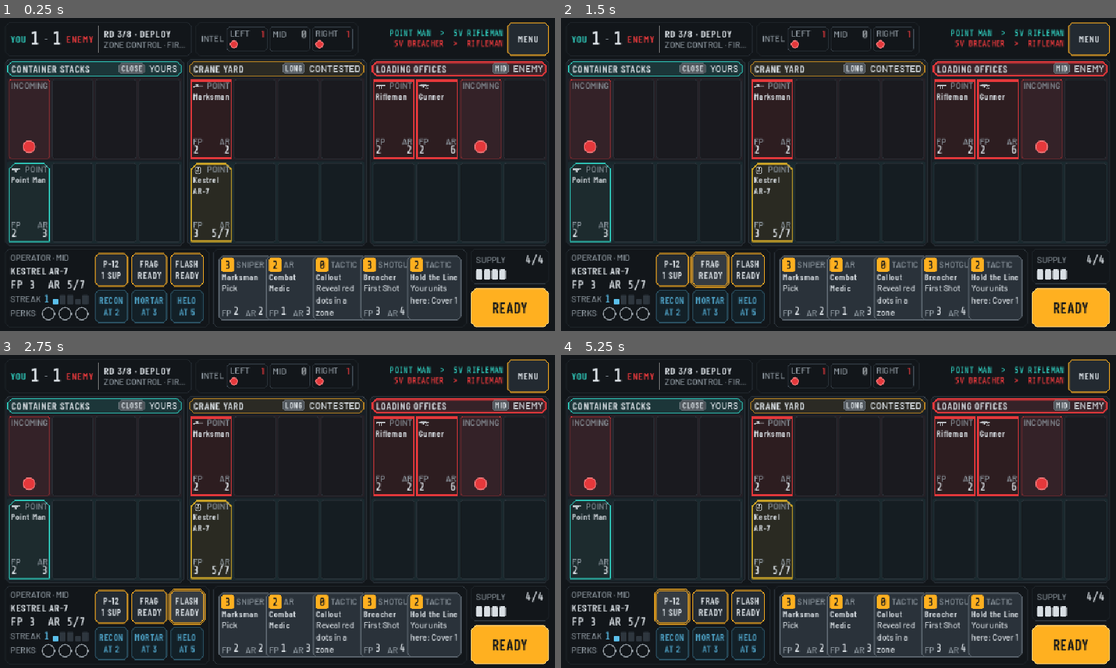
Above: before the commit, frames 1-4 (two rows, left to right).
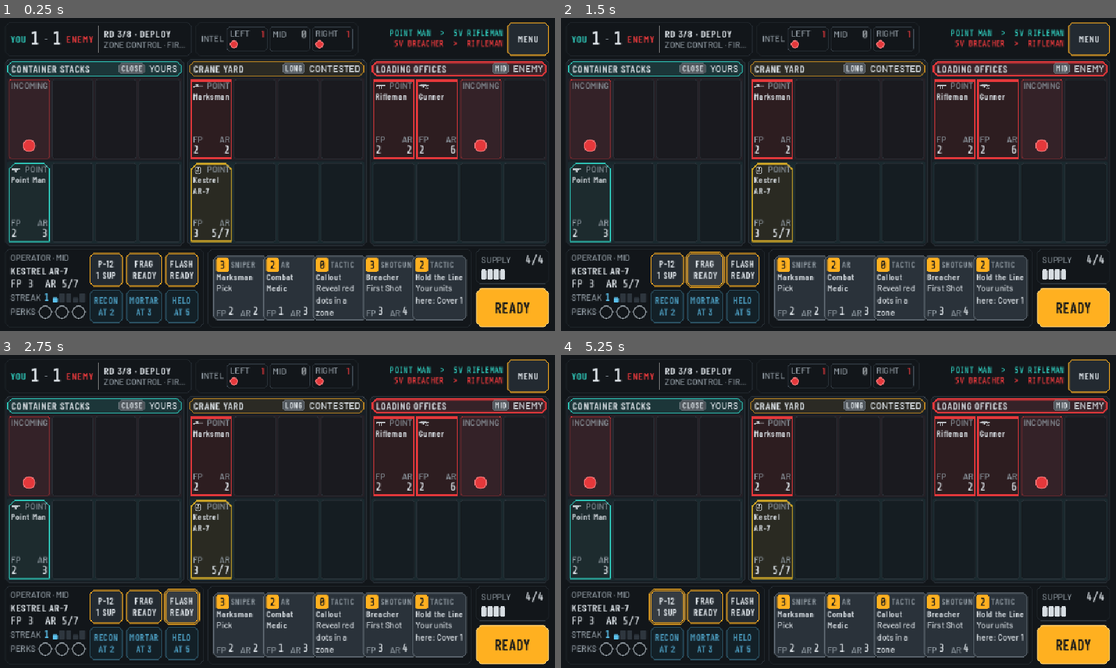
Above: after the commit, the same moments.

Repository: DeVoTeD-Qc/Gamestudio
Game: Godot game, scene res://scenes/Match.tscn
Two runs of this game, one before a commit and one after it. Both use one fixed random seed, a clock stepped at 60 frames per second and the inputs below. This scene is started directly instead of the project's main scene.
Inputs:
- Up to frame 1 (0.25 s): no input
- Up to frame 2 (1.5 s): click "FRAG READY" at 0.5 s; click "FRAG READY" at 1.25 s
- Up to frame 3 (2.75 s): click "FLASH READY" at 2 s
- Up to frame 4 (5.25 s): click "FLASH READY" at 2.75 s; click "READY" at 3.5 s; click "READY" at 4.25 s; click "P-12 1 SUP" at 5 s

The runs differ from the first frame. In frame 1, 5.1% of the frame differs, in the area x 1-96%, y 37-99%; in frame 2, 5.3%; in frame 3, 5.3%; in frame 4, 5.3%.

Commit message:
f01: phone readability and HUD theme on the match screen
Screen profile scales the canvas base from real screen points (844x390
iPhone gets a 960x540 base), compact match layout below 640 px tall, HUD
theme applied project-wide with bundled OFL fonts (Barlow, Barlow
Condensed, Share Tech Mono). At 844x390: smallest text 11.6 pt, key
numbers 14.4 pt, tap targets 46.2 pt. Desktop layout unchanged.

Co-Authored-By: Claude Opus 5.5 <noreply@anthropic.com>
Claude-Session: https://claude.ai/code/session_01JmVwVgoeVTdNBC1RfBf5V4

Diff:
--- a/projects/killstreak/source/project-killstreak/assets/ui/hud_theme.tres
+++ b/projects/killstreak/source/project-killstreak/assets/ui/hud_theme.tres
@@ -894,6 +894,10 @@
 HudSubtle/colors/font_color = Color(0.552941, 0.592157, 0.623529, 1)
 HudSubtle/font_sizes/font_size = 16
 HudSubtle/fonts/font = SubResource("FontVariation_feg30")
+HudTag/base_type = &"Label"
+HudTag/colors/font_color = Color(0.552941, 0.592157, 0.623529, 1)
+HudTag/font_sizes/font_size = 16
+HudTag/fonts/font = SubResource("FontVariation_dr8wu")
 KillfeedEnemy/base_type = &"Label"
 KillfeedEnemy/colors/font_color = Color(0.898039, 0.219608, 0.231373, 1)
 KillfeedEnemy/colors/font_outline_color = Color(0.0705882, 0.0862745, 0.101961, 1)
--- a/projects/killstreak/source/project-killstreak/scenes/match/UnitSlot.tscn
+++ b/projects/killstreak/source/project-killstreak/scenes/match/UnitSlot.tscn
@@ -66,7 +66,7 @@
 unique_name_in_owner = true
 layout_mode = 2
 mouse_filter = 2
-theme_override_constants/separation = -8
+theme_override_constants/separation = -4
 
 [node name="FpCaption" type="Label" parent="Column/Stats/Fp"]
 layout_mode = 2
@@ -101,7 +101,7 @@
 unique_name_in_owner = true
 layout_mode = 2
 mouse_filter = 2
-theme_override_constants/separation = -8
+theme_override_constants/separation = -4
 
 [node name="ArCaption" type="Label" parent="Column/Stats/Ar"]
 layout_mode = 2
--- a/projects/killstreak/source/project-killstreak/scripts/ui/hand_area.gd
+++ b/projects/killstreak/source/project-killstreak/scripts/ui/hand_area.gd
@@ -112,7 +112,7 @@
 	cost.horizontal_alignment = HORIZONTAL_ALIGNMENT_CENTER
 	cost.add_to_group(&"key_number")
 	badge.add_child(cost)
-	var type_label: Label = _label(String(card.get("type", "")).to_upper(), &"HudSubtle", false)
+	var type_label: Label = _label(String(card.get("type", "")).to_upper(), &"HudTag", true)
 	type_label.size_flags_horizontal = Control.SIZE_EXPAND_FILL
 	type_label.size_flags_vertical = Control.SIZE_SHRINK_CENTER
 	type_label.clip_text = true
--- a/projects/killstreak/source/project-killstreak/scripts/ui/match_screen.gd
+++ b/projects/killstreak/source/project-killstreak/scripts/ui/match_screen.gd
@@ -111,21 +111,21 @@
 	_top_bar.custom_minimum_size.y = 64 if compact else 72
 	_menu_button.custom_minimum_size = Vector2(80, 64) if compact else Vector2(80, 72)
 	_bottom_bar.custom_minimum_size.y = 0 if compact else 212
-	_action_panel.custom_minimum_size.x = 150 if compact else 200
-	_ready_button.custom_minimum_size = Vector2(150, 64) if compact else Vector2(200, 96)
+	_action_panel.custom_minimum_size.x = 140 if compact else 200
+	_ready_button.custom_minimum_size = Vector2(140, 64) if compact else Vector2(200, 96)
 	_board.set_compact(compact)
 	_operator_panel.set_compact(compact)
 	_hand.set_compact(compact)
 	_minimap.set_compact(compact)
-	_supply_pips.add_theme_constant_override(&"separation", 3 if compact else 4)
+	_supply_pips.add_theme_constant_override(&"separation", 2 if compact else 4)
 	for pip: Node in _supply_pips.get_children():
 		(pip as Control).custom_minimum_size = _pip_size()
 	_apply_safe_area()
 
 
-## Supply pips: narrower on the phone so a 10-Supply bar fits the 150 px action column.
+## Supply pips: narrower on the phone so a 10-Supply bar fits the 140 px action column.
 func _pip_size() -> Vector2:
-	return Vector2(12, 16) if compact else Vector2(18, 20)
+	return Vector2(10, 16) if compact else Vector2(18, 20)
 
 
 func _set_supply(supply: int, supply_max: int) -> void:
--- a/projects/killstreak/source/project-killstreak/scripts/ui/operator_panel.gd
+++ b/projects/killstreak/source/project-killstreak/scripts/ui/operator_panel.gd
@@ -16,7 +16,7 @@
 const BUTTON_SIZE: Vector2 = Vector2(76, 72)
 const BUTTON_SIZE_COMPACT: Vector2 = Vector2(64, 64)
 const INFO_WIDTH: float = 170.0
-const INFO_WIDTH_COMPACT: float = 150.0
+const INFO_WIDTH_COMPACT: float = 140.0
 const PERK_SIZE: float = 26.0
 
 var compact: bool = false
@@ -34,6 +34,9 @@
 func set_compact(value: bool) -> void:
 	compact = value
 	_info.custom_minimum_size.x = INFO_WIDTH_COMPACT if compact else INFO_WIDTH
+	_info.get_parent().add_theme_constant_override(&"separation", 8 if compact else 12)
+	# Key number floor is 20 px (14.4 pt on the phone); 20 keeps "FP 3  AR 5/7" in 140 px.
+	_stats.add_theme_font_size_override(&"font_size", 20 if compact else 22)
 	for b: Node in _buttons.get_children():
 		(b as Control).custom_minimum_size = _button_size()
 
--- a/projects/killstreak/source/project-killstreak/tests/_dbg.gd
+++ /dev/null
@@ -1,25 +0,0 @@
-extends SceneTree
-func _initialize() -> void:
-	_go.call_deferred()
-func _go() -> void:
-	root.size = Vector2i(1280, 720)
-	await process_frame
-	var vp := SubViewport.new(); vp.size = Vector2i(1168, 540); root.add_child(vp)
-	var m: Control = load("res://scenes/Match.tscn").instantiate(); vp.add_child(m)
-	for i in 3: await process_frame
-	var snap: Dictionary = load("res://scripts/ui/mock_match_data.gd").round_3_sample()
-	for lane in snap["lanes"]:
-		lane["friendly"] = [{"name": "Demolitions Expert", "cls": "LMG", "fp": 10, "armor": 5, "armor_max": 12}]
-	m.show_snapshot(snap)
-	for i in 3: await process_frame
-	var slot: Control = m.get_node("%Board").get_lanes()[0].get_friendly_slots()[0]
-	_dump(slot, 0)
-	var lane: Control = m.get_node("%Board").get_lanes()[0]
-	print("lane min ", lane.get_combined_minimum_size(), " board ", m.get_node("%Board").get_combined_minimum_size(), " top ", m.get_node("%TopBar").get_combined_minimum_size(), " bottom ", m.get_node("%BottomBar").get_combined_minimum_size())
-	for c in m.get_node("%BottomBar").get_children(): print("  ", c.name, c.get_combined_minimum_size())
-	for c in m.get_node("%TopBar").get_children(): print("  ", c.name, c.get_combined_minimum_size())
-	quit()
-func _dump(n: Node, d: int) -> void:
-	if n is Control:
-		print("  ".repeat(d), n.name, " min=", n.get_combined_minimum_size(), " size=", n.size, " vis=", n.visible)
-	for c in n.get_children(): _dump(c, d + 1)
--- a/projects/killstreak/source/project-killstreak/tests/test_board_layout.gd
+++ b/projects/killstreak/source/project-killstreak/tests/test_board_layout.gd
@@ -34,7 +34,7 @@
 	"SupplyPipSpent", "StreakSegment", "StreakSegmentLit", "PerkSlot", "HudButton",
 	"KillstreakButton", "HudBig", "FriendlyLabel", "EnemyLabel", "HudPanelDark", "ZoneFriend",
 	"ZoneEnemy", "ZoneContested", "ZoneNeutral", "ReadyButton", "HudSubtle", "HudHeader",
-	"HudNumber", "KillfeedFriend", "KillfeedEnemy", "RangeBadge", "StreakLabel", "UnitName",
+	"HudNumber", "KillfeedFriend", "KillfeedEnemy", "RangeBadge", "StreakLabel", "UnitName", "HudTag",
 ]
 
 ## Screens: size in points, pixel ratio, safe-area insets in points (left, top, right, bottom).
--- a/projects/killstreak/source/project-killstreak/tests/tools/build_themes.gd
+++ b/projects/killstreak/source/project-killstreak/tests/tools/build_themes.gd
@@ -259,6 +259,7 @@
 	_label_var(t, "FriendlyLabel", f["heading"], 20, TEAL)
 	_label_var(t, "EnemyLabel", f["heading"], 20, RED)
 	_label_var(t, "UnitName", f["heading"], 17, FOG)
+	_label_var(t, "HudTag", f["heading"], 16, FOG_DIM)  # condensed caption (card type in the hand)
 	t.set_constant("line_spacing", "UnitName", 0)  # two-line names stay compact
 	t.set_stylebox("normal", "RangeBadge", _box(Color("#4F555B"), CONCRETE, 1, 3, true, Vector4(5, 0, 5, 0)))
 
Not shown, added: projects/killstreak/qa/screenshots/f01-match-1280x720.png
Not shown, added: projects/killstreak/qa/screenshots/f01-match-844x390-dpr3.png
Not shown, added: projects/killstreak/qa/screenshots/f01-match-844x390.png
